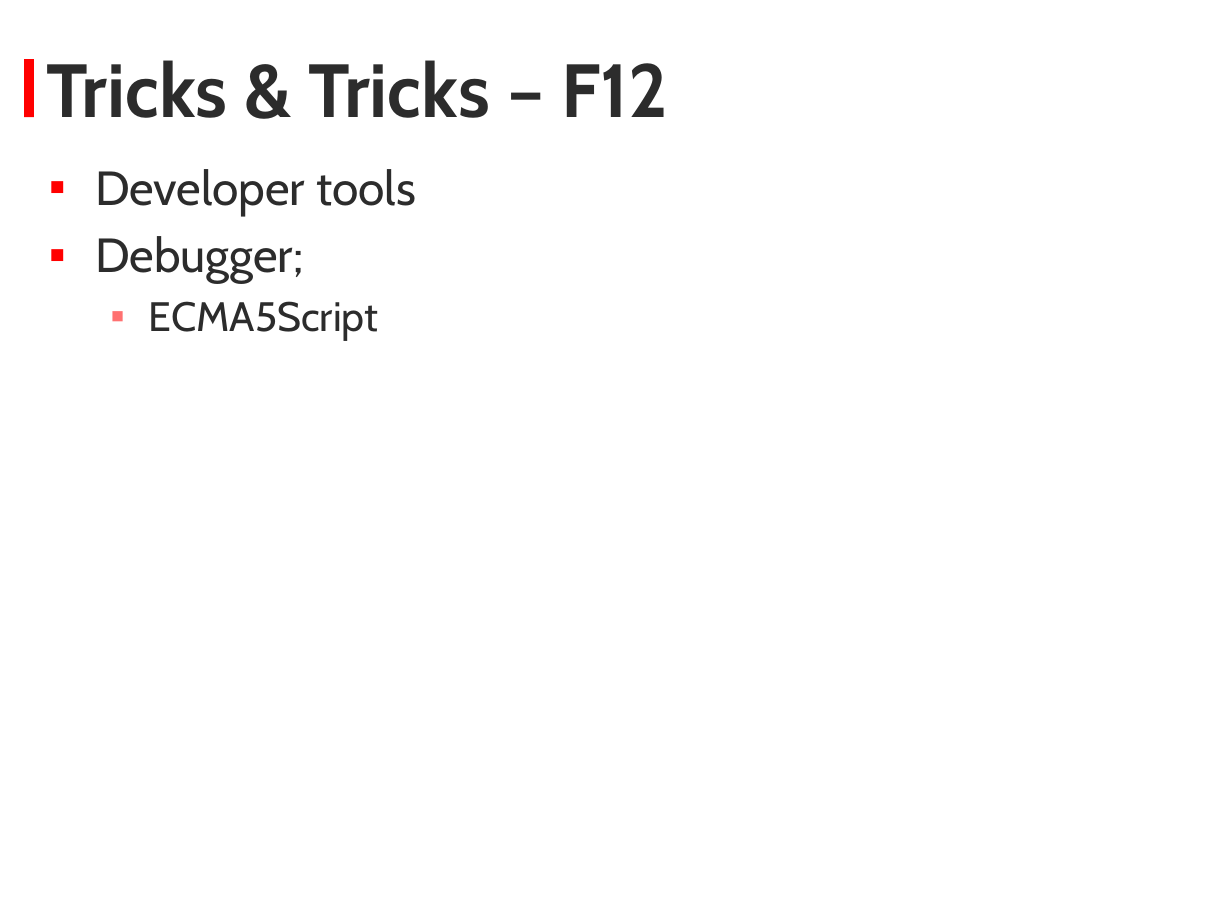
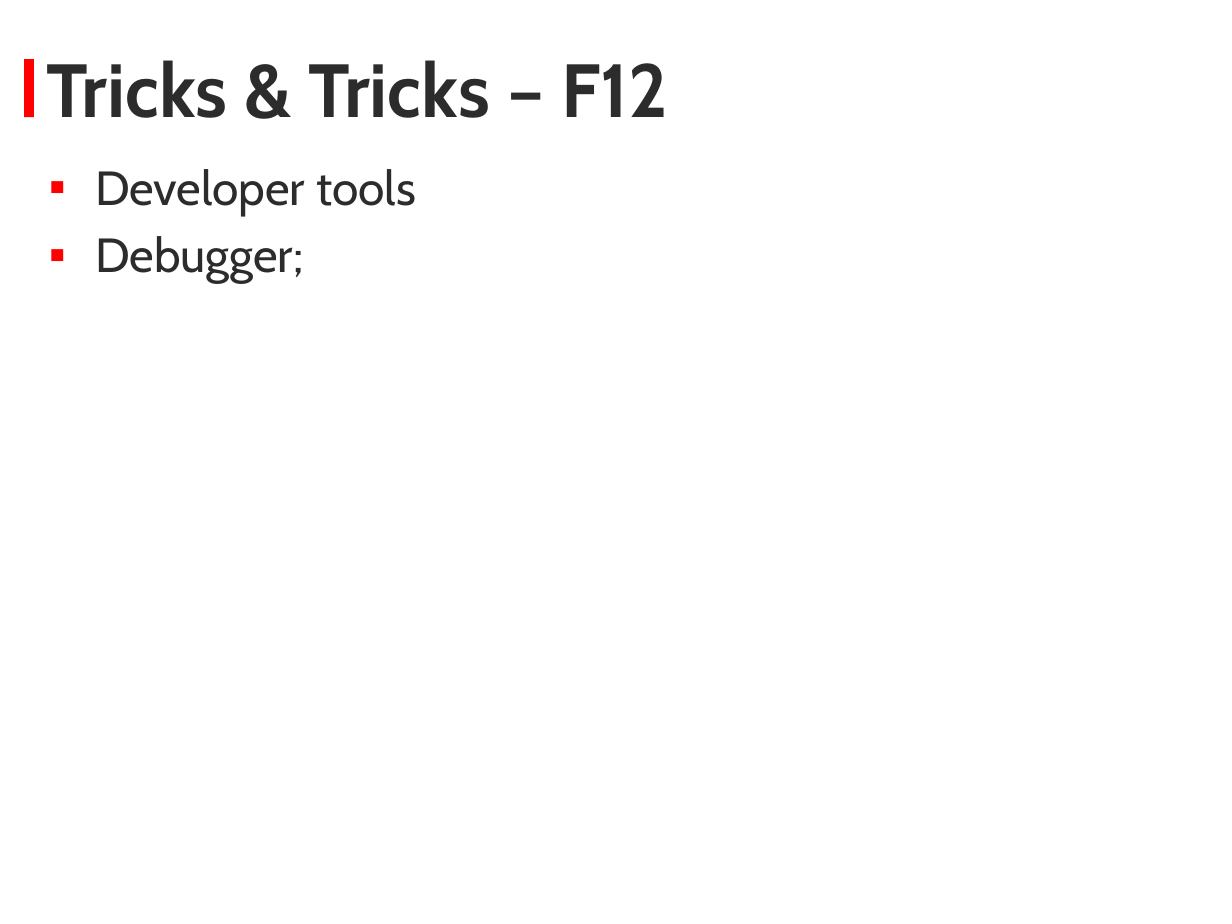
Before and after one commit to KyorCode/Bootcamp2013, a slide deck: slide 12 of Bootcamp_2013_Javascript.pptx. Drawn at 1232x924 pixels with LibreOffice and Linux fonts; fonts in the diff are those of the drawing; background and template pictures are left out. Boxes give left, top, right and bottom in pixels: in the first picture for what was removed or moved away, otherwise in the second. Text is boxed around its words. In the diff, an @@ line names an element or a change of style, - is before the commit and + after.

```diff
--- a/Bootcamp_2013_Javascript.pptx
+++ b/Bootcamp_2013_Javascript.pptx
@@ text at (149,301,378,341): paragraph removed @@
-  ▪ ECMA5Script
```
Also in this commit, not shown: 50 other files.
